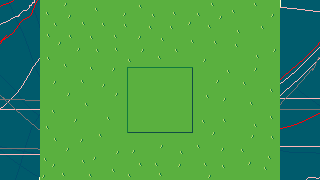
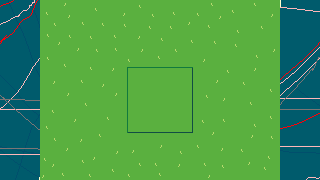
Layer changes from the first w=320, h=180 image to the second:
hid "Paint Layer 1" (1st of 2) over box(43, 3, 276, 178)
painted on "Background" over box(43, 3, 276, 178)
